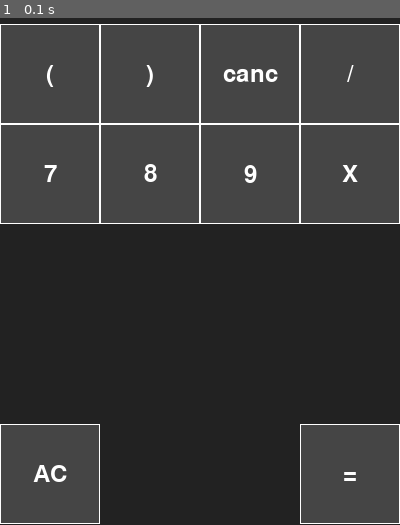
Above: before the commit, frame 1.
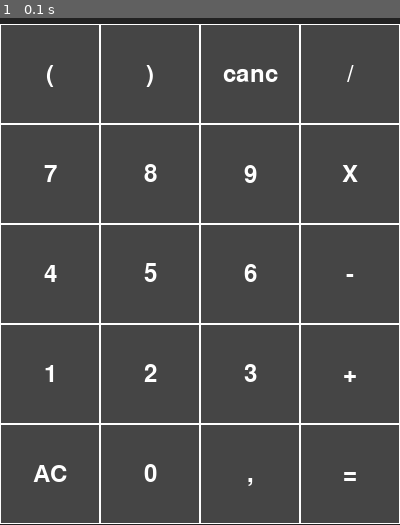
Above: after the commit, the same moment.

Repository: Damian-theDev/calcolatrice
Game: pygame game, started from pygame_test/MainWindow.py
Two runs of this game, one before a commit and one after it. Both use one fixed random seed, a clock stepped at 60 frames per second and the inputs below.
Inputs:
- Up to frame 1 (0.1 s): no input

The runs differ from the first frame. In frame 1, 49% of the frame differs, in the area x 0-100%, y 40-100%.

Commit message:
Tutti i bottini sono pronti, manca il calcolo

Diff:
--- a/pygame_test/Dashboard.py
+++ b/pygame_test/Dashboard.py
@@ -1,12 +1,10 @@
 class Dashboard():
     def __init__(self):
         """
-        Inizializza la Dashboard e gli attributi della classe, richiama la funzione reset per reimpostare questi ultimi.
+        Inizializza l'oggetto e, con esso, i suoi attributi.
         """
-        self.__stringa_corrente = None
-        self.__init_zero = None
-
-        self.reset()
+        self.__stringa_corrente = '0'
+        self.__init_zero = True
 
     def reset(self):
         """
@@ -27,11 +25,14 @@
         Gestisce le eccezioni per garantire che il programma non fallisca in modo imprevisto.
         """
         try:
-            if isinstance(valore, int) or valore in ('(', ')') or (valore == ',' and self.__stringa_corrente[-1] not in (',', '(', ')')):
-                if self.__init_zero:
-                    self.__init_zero = False
-                    self.__stringa_corrente = ''
-                self.__stringa_corrente += str(valore)
+            if isinstance(valore, int) or valore in ('(', ')', ','):
+                if (valore == ',' and self.__stringa_corrente[-1] in (',', '(', ')')) == False and \
+                    (valore in ('(', ')') and self.__stringa_corrente[-1] == ',') == False:
+                    if self.__init_zero:
+                        self.__init_zero = False
+                        if valore != ',':
+                            self.__stringa_corrente = ''
+                    self.__stringa_corrente += str(valore)
 
             elif valore in ('+', '-', '*', '/'):
                 self.__stringa_corrente += str(valore)
@@ -59,15 +60,18 @@
             print(f'Errore generico: {e}')
             # Gestione generica per altre eccezioni non previste
 
-    def cancella_posizione(self, pos=-1):
+    def cancella_posizione(self, pos = -1):
         """
         Cancella il carattere alla posizione specificata nella stringa corrente.
         Se la stringa diventa vuota, la resetta.
         """
         try:
-            if self.__stringa_corrente:
-                self.__stringa_corrente = self.__stringa_corrente[:pos] + self.__stringa_corrente[pos+1:]
-                if not self.__stringa_corrente:
+            if self.__stringa_corrente[pos]:
+                if pos == -1:
+                    self.__stringa_corrente = self.__stringa_corrente[:-1]
+                else:
+                    self.__stringa_corrente = self.__stringa_corrente[:pos] + self.__stringa_corrente[pos+1:]
+                if self.__stringa_corrente == '':
                     self.reset()
             else:
                 raise IndexError(f'Indice non valido (valore inserito: {pos})')
@@ -82,3 +86,4 @@
     def calcola(self):
         print("da implementare")
         # TODO: implementa >:(
+        self.reset()
--- a/pygame_test/MainWindow.py
+++ b/pygame_test/MainWindow.py
@@ -43,27 +43,38 @@
 button_y_inc = (init_altezza - init_button_y) // 5
 button_x_inc = init_larghezza // 4
 
-# bottoni effettivi
+# bottoni effettivi                                     --- x inizio      --- y inizio                      --- x fine        --- y fine
 # prima riga
-bottone_parentesi_aperta = setup_bottone(font, "(", 0, init_button_y, button_x_inc, init_button_y + button_y_inc)
-bottone_parentesi_chiusa = setup_bottone(font, ")", button_x_inc, init_button_y, button_x_inc * 2, init_button_y + button_y_inc)
-bottone_canc = setup_bottone(font, "canc", button_x_inc * 2, init_button_y, button_x_inc * 3, init_button_y + button_y_inc)
-bottone_divisione = setup_bottone(font, "/", button_x_inc * 3, init_button_y, button_x_inc * 4, init_button_y + button_y_inc)
+bottone_parentesi_aperta = setup_bottone(font, "(",     0,                init_button_y,                    button_x_inc,     init_button_y + button_y_inc)
+bottone_parentesi_chiusa = setup_bottone(font, ")",     button_x_inc,     init_button_y,                    button_x_inc * 2, init_button_y + button_y_inc)
+bottone_canc = setup_bottone(font, "canc",              button_x_inc * 2, init_button_y,                    button_x_inc * 3, init_button_y + button_y_inc)
+bottone_divisione = setup_bottone(font, "/",            button_x_inc * 3, init_button_y,                    button_x_inc * 4, init_button_y + button_y_inc)
 # seconda riga
-bottone_7 = setup_bottone(font, "7", 0, init_button_y + button_y_inc, button_x_inc, init_button_y + button_y_inc * 2)
-bottone_8 = setup_bottone(font, "8", button_x_inc, init_button_y + button_y_inc, button_x_inc * 2, init_button_y + button_y_inc * 2)
-bottone_9 = setup_bottone(font, "9", button_x_inc * 2, init_button_y + button_y_inc, button_x_inc * 3, init_button_y + button_y_inc * 2)
-bottone_moltiplicazione = setup_bottone(font, "X", button_x_inc * 3, init_button_y + button_y_inc, button_x_inc * 4, init_button_y + button_y_inc * 2)
+bottone_7 = setup_bottone(font, "7",                    0,                init_button_y + button_y_inc,     button_x_inc,     init_button_y + button_y_inc * 2)
+bottone_8 = setup_bottone(font, "8",                    button_x_inc,     init_button_y + button_y_inc,     button_x_inc * 2, init_button_y + button_y_inc * 2)
+bottone_9 = setup_bottone(font, "9",                    button_x_inc * 2, init_button_y + button_y_inc,     button_x_inc * 3, init_button_y + button_y_inc * 2)
+bottone_moltiplicazione = setup_bottone(font, "X",      button_x_inc * 3, init_button_y + button_y_inc,     button_x_inc * 4, init_button_y + button_y_inc * 2)
 # terza riga
+bottone_4 = setup_bottone(font, "4",                    0,                init_button_y + button_y_inc * 2, button_x_inc,     init_button_y + button_y_inc * 3)
+bottone_5 = setup_bottone(font, "5",                    button_x_inc,     init_button_y + button_y_inc * 2, button_x_inc * 2, init_button_y + button_y_inc * 3)
+bottone_6 = setup_bottone(font, "6",                    button_x_inc * 2, init_button_y + button_y_inc * 2, button_x_inc * 3, init_button_y + button_y_inc * 3)
+bottone_sottrazione = setup_bottone(font, "-",          button_x_inc * 3, init_button_y + button_y_inc * 2, button_x_inc * 4, init_button_y + button_y_inc * 3)
 # quarta riga
+bottone_1 = setup_bottone(font, "1",                    0,                init_button_y + button_y_inc * 3, button_x_inc,     init_button_y + button_y_inc * 4)
+bottone_2 = setup_bottone(font, "2",                    button_x_inc,     init_button_y + button_y_inc * 3, button_x_inc * 2, init_button_y + button_y_inc * 4)
+bottone_3 = setup_bottone(font, "3",                    button_x_inc * 2, init_button_y + button_y_inc * 3, button_x_inc * 3, init_button_y + button_y_inc * 4)
+bottone_addizione = setup_bottone(font, "+",            button_x_inc * 3, init_button_y + button_y_inc * 3, button_x_inc * 4, init_button_y + button_y_inc * 4)
 # quinta riga
-bottone_AC = setup_bottone(font, "AC", 0, init_button_y + button_y_inc * 4, button_x_inc, init_button_y + button_y_inc * 5)
-bottone_uguale = setup_bottone(font, "=", button_x_inc * 3, init_button_y + button_y_inc * 4, button_x_inc * 4, init_button_y + button_y_inc * 5)
+bottone_AC = setup_bottone(font, "AC",                  0,                init_button_y + button_y_inc * 4, button_x_inc,     init_button_y + button_y_inc * 5)
+bottone_0 = setup_bottone(font, "0",                    button_x_inc,     init_button_y + button_y_inc * 4, button_x_inc * 2, init_button_y + button_y_inc * 5)
+bottone_virgola = setup_bottone(font, ",",              button_x_inc * 2, init_button_y + button_y_inc * 4, button_x_inc * 3, init_button_y + button_y_inc * 5)
+bottone_uguale = setup_bottone(font, "=",               button_x_inc * 3, init_button_y + button_y_inc * 4, button_x_inc * 4, init_button_y + button_y_inc * 5)
 
 lista_superfici = [bottone_parentesi_aperta, bottone_parentesi_chiusa, bottone_canc, bottone_divisione, \
                    bottone_7, bottone_8, bottone_9, bottone_moltiplicazione, \
-                   \
-                   bottone_AC, bottone_uguale]
+                   bottone_4, bottone_5, bottone_6, bottone_sottrazione, \
+                   bottone_1, bottone_2, bottone_3, bottone_addizione, \
+                   bottone_AC, bottone_0, bottone_virgola, bottone_uguale]
 
 # dashboard setup
 dashboard = Dashboard()
@@ -79,30 +90,53 @@
 
         # bottone premuto con il mouse
         if event.type == pygame.MOUSEBUTTONDOWN:
+            for bottone in lista_superfici:
+                if bottone[0].get_rect(topleft=bottone[1]).collidepoint(event.pos):
 
-            if bottone_parentesi_aperta[0].get_rect(topleft=bottone_parentesi_aperta[1]).collidepoint(event.pos):
-                dashboard.add_valore_stringa_corrente("(")
-            if bottone_parentesi_chiusa[0].get_rect(topleft=bottone_parentesi_chiusa[1]).collidepoint(event.pos):
-                dashboard.add_valore_stringa_corrente(")")
-            if bottone_canc[0].get_rect(topleft=bottone_canc[1]).collidepoint(event.pos):
-                dashboard.add_valore_stringa_corrente("canc")
-            if bottone_divisione[0].get_rect(topleft=bottone_divisione[1]).collidepoint(event.pos):
-                dashboard.add_valore_stringa_corrente("/")
+                    if bottone[0] == bottone_parentesi_aperta[0]:
+                        dashboard.add_valore_stringa_corrente("(")
+                    elif bottone[0] == bottone_parentesi_chiusa[0]:
+                        dashboard.add_valore_stringa_corrente(")")
+                    elif bottone[0] == bottone_canc[0]:
+                        dashboard.add_valore_stringa_corrente("canc")
+                    elif bottone[0] == bottone_divisione[0]:
+                        dashboard.add_valore_stringa_corrente("/")
 
-            if bottone_7[0].get_rect(topleft=bottone_7[1]).collidepoint(event.pos):
-                dashboard.add_valore_stringa_corrente(7)
-            if bottone_8[0].get_rect(topleft=bottone_8[1]).collidepoint(event.pos):
-                dashboard.add_valore_stringa_corrente(8)
-            if bottone_9[0].get_rect(topleft=bottone_9[1]).collidepoint(event.pos):
-                dashboard.add_valore_stringa_corrente(9)
-            if bottone_moltiplicazione[0].get_rect(topleft=bottone_moltiplicazione[1]).collidepoint(event.pos):
-                dashboard.add_valore_stringa_corrente("*")
+                    elif bottone[0] == bottone_7[0]:
+                        dashboard.add_valore_stringa_corrente(7)
+                    elif bottone[0] == bottone_8[0]:
+                        dashboard.add_valore_stringa_corrente(8)
+                    elif bottone[0] == bottone_9[0]:
+                        dashboard.add_valore_stringa_corrente(9)
+                    elif bottone[0] == bottone_moltiplicazione[0]:
+                        dashboard.add_valore_stringa_corrente("*")
 
-            if bottone_AC[0].get_rect(topleft=bottone_AC[1]).collidepoint(event.pos):
-                dashboard.add_valore_stringa_corrente("AC")
-            if bottone_uguale[0].get_rect(topleft=bottone_uguale[1]).collidepoint(event.pos):
-                dashboard.calcola()
+                    elif bottone[0] == bottone_4[0]:
+                        dashboard.add_valore_stringa_corrente(4)
+                    elif bottone[0] == bottone_5[0]:
+                        dashboard.add_valore_stringa_corrente(5)
+                    elif bottone[0] == bottone_6[0]:
+                        dashboard.add_valore_stringa_corrente(6)
+                    elif bottone[0] == bottone_sottrazione[0]:
+                        dashboard.add_valore_stringa_corrente("-")
 
+                    elif bottone[0] == bottone_1[0]:
+                        dashboard.add_valore_stringa_corrente(1)
+                    elif bottone[0] == bottone_2[0]:
+                        dashboard.add_valore_stringa_corrente(2)
+                    elif bottone[0] == bottone_3[0]:
+                        dashboard.add_valore_stringa_corrente(3)
+                    elif bottone[0] == bottone_addizione[0]:
+                        dashboard.add_valore_stringa_corrente("+")
+
+                    elif bottone[0] == bottone_AC[0]:
+                        dashboard.reset()
+                    elif bottone[0] == bottone_0[0]:
+                        dashboard.add_valore_stringa_corrente(0)
+                    elif bottone[0] == bottone_virgola[0]:
+                        dashboard.add_valore_stringa_corrente(",")
+                    elif bottone[0] == bottone_uguale[0]:
+                        dashboard.calcola()
             print(dashboard.get_stringa_corrente())
 
     # RENDER YOUR GAME HERE
